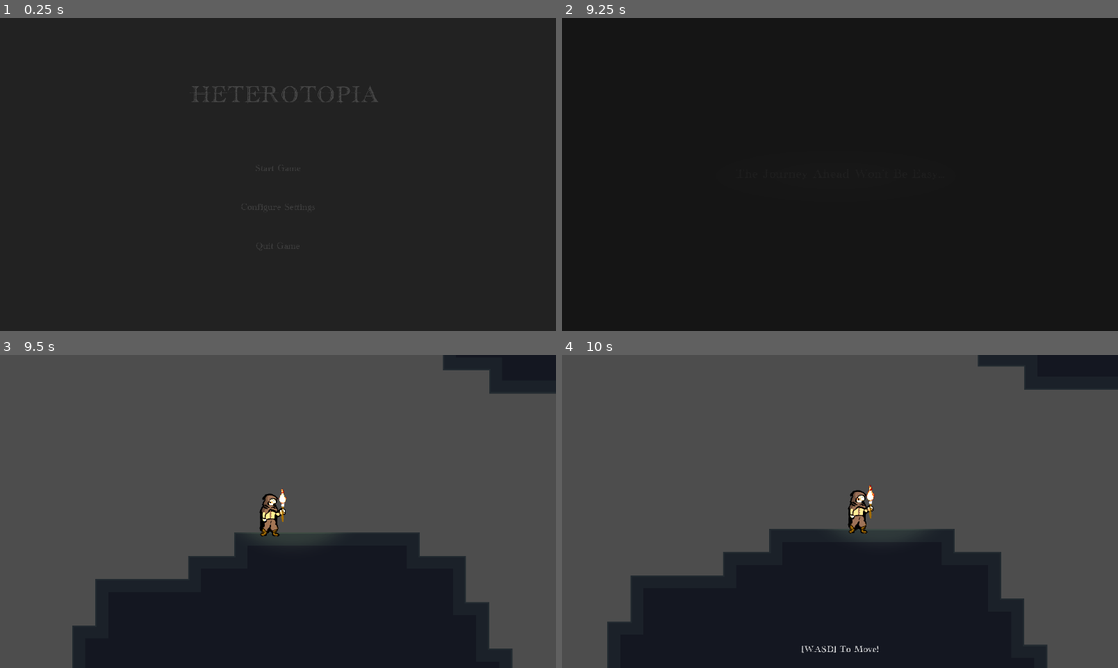
Above: before the commit, frames 1-4 (two rows, left to right).
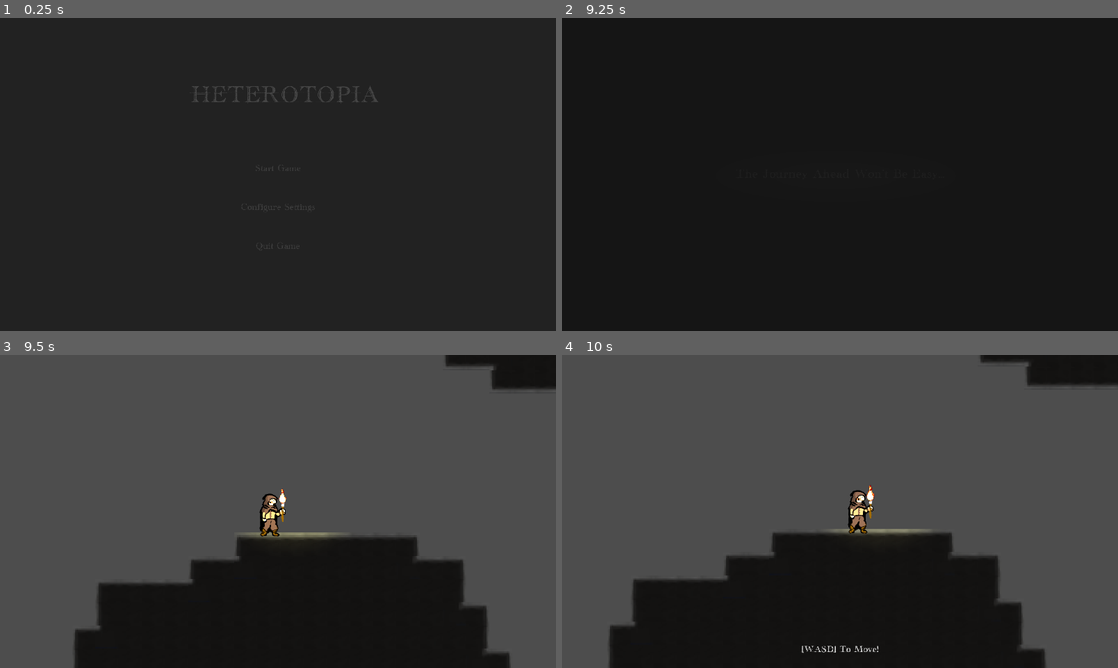
Above: after the commit, the same moments.

Repository: ApatheticWill/GWJ-75
Game: Godot game, scene res://Scenes/UserInterface/main_menu.tscn
The game is run twice, just before and just after one commit, with the same random seed, the same clock (stepped at 60 frames per second) and the same inputs.
Inputs:
- Up to frame 1 (0.25 s): no input
- Up to frame 2 (9.25 s): click "Start Game" at 0.5 s; click "Start Game" at 1.25 s; tap Enter at 2, 3.5, 6.5 s; hold E (interact) 2.03-2.78 s; hold D (move_right) 2.03-3.53 s; tap Space (jump) at 2.27, 2.75, 3.02, 4.52, 5.27, 5.75, 6.02, 7.25, 7.52, 8.27, 9.02 s; tap E (interact) every 1.5 s from 2.85 to 8.85 s; hold A (move_left) 3.53-4.28 s; hold E (interact) 3.53-4.28 s; hold D (move_right) 4.28-5.78 s; hold E (interact) 5.03-5.78 s; hold A (move_left) 5.78-6.53 s; hold D (move_right) 6.53-7.28 s; hold E (interact) 6.53-7.28 s; hold A (move_left) 7.28-8.78 s; hold E (interact) 8.03-8.78 s; hold D (move_right) from 8.78 s (still down)
- Up to frame 3 (9.5 s): keep holding D (move_right)
- Up to frame 4 (10 s): keep holding D (move_right); hold E (interact) from 9.53 s (still down)

Frames 1-2 are identical in both runs. In frame 3, 2.3% of the frame differs, in the area x 13-100%, y 0-100%; in frame 4, 2.4%, in the area x 8-100%, y 0-100%.

Commit message:
add mirror effects

Diff:
--- a/Scenes/Environment/mirror.tscn
+++ b/Scenes/Environment/mirror.tscn
@@ -1,12 +1,13 @@
-[gd_scene load_steps=5 format=3 uid="uid://srgp31ms0blu"]
+[gd_scene load_steps=6 format=3 uid="uid://srgp31ms0blu"]
 
-[ext_resource type="Texture2D" uid="uid://833kbifke3vl" path="res://Assets/Environment/D&L.knowledge.png" id="1_dfbm2"]
 [ext_resource type="Script" path="res://Scripts/Environment/mirror.gd" id="1_x1wjv"]
+[ext_resource type="Texture2D" uid="uid://3t6crhauo5rl" path="res://Assets/Environment/mirror_base.png" id="2_duapf"]
+[ext_resource type="Texture2D" uid="uid://bxlf0mmvj6oa" path="res://ParticleStuff/Fire/chartest.png" id="3_s1x61"]
 
 [sub_resource type="RectangleShape2D" id="RectangleShape2D_0y7cr"]
 
 [sub_resource type="RectangleShape2D" id="RectangleShape2D_gsuh0"]
-size = Vector2(100, 70)
+size = Vector2(96, 66)
 
 [node name="Mirror" type="RigidBody2D"]
 collision_layer = 4
@@ -17,8 +18,15 @@
 [node name="CollisionShape2D" type="CollisionShape2D" parent="."]
 shape = SubResource("RectangleShape2D_0y7cr")
 
+[node name="PlayerReflection" type="Sprite2D" parent="."]
+modulate = Color(0.125911, 0.125911, 0.125911, 1)
+position = Vector2(-19, 1)
+scale = Vector2(0.46875, 0.5)
+texture = ExtResource("3_s1x61")
+
 [node name="Sprite2D" type="Sprite2D" parent="."]
-texture = ExtResource("1_dfbm2")
+scale = Vector2(0.197791, 0.197791)
+texture = ExtResource("2_duapf")
 
 [node name="InteractionZone" type="Area2D" parent="."]
 collision_layer = 4
--- a/Scenes/Root/master.tscn
+++ b/Scenes/Root/master.tscn
@@ -1,7 +1,6 @@
-[gd_scene load_steps=38 format=4 uid="uid://tljxvprshpm0"]
+[gd_scene load_steps=39 format=4 uid="uid://tljxvprshpm0"]
 
 [ext_resource type="Script" path="res://Scripts/Root/master.gd" id="1_l2pvh"]
-[ext_resource type="Texture2D" uid="uid://iplgob1wmjvl" path="res://Assets/Tileset/project_memory.platformer_tileset.png" id="1_utggq"]
 [ext_resource type="PackedScene" uid="uid://bihnpld1ijdla" path="res://Scenes/Environment/hazard_area.tscn" id="2_04r6p"]
 [ext_resource type="PackedScene" uid="uid://dl46lbkpkobmu" path="res://Scenes/Player/player.tscn" id="2_58ltc"]
 [ext_resource type="PackedScene" uid="uid://cpy24sww483rp" path="res://Scenes/Environment/sealed_door.tscn" id="3_cml17"]
@@ -18,6 +17,7 @@
 [ext_resource type="Texture2D" uid="uid://cye3tjemgerua" path="res://Assets/Tileset/grass_atlas.png" id="12_e0fn3"]
 [ext_resource type="AudioStream" uid="uid://cidedxbvo4w3k" path="res://Assets/Sound/SFX/Enviroment/GWJ75_worldtransitionSFX2.mp3" id="13_76pcj"]
 [ext_resource type="Texture2D" uid="uid://kc75ocvqg1pp" path="res://ParticleStuff/tileset_beta1.png" id="14_2kuwd"]
+[ext_resource type="Texture2D" uid="uid://dqfutitgeplud" path="res://Assets/Tileset/dungeon16by16.png" id="15_bbcq1"]
 
 [sub_resource type="RectangleShape2D" id="RectangleShape2D_imkx8"]
 size = Vector2(4, 112)
@@ -62,7 +62,7 @@
 size = Vector2(464, 20)
 
 [sub_resource type="TileSetAtlasSource" id="TileSetAtlasSource_mp2nb"]
-texture = ExtResource("1_utggq")
+texture = ExtResource("15_bbcq1")
 0:0/0 = 0
 0:0/0/physics_layer_0/polygon_0/points = PackedVector2Array(-8, -5.71429, 8, -5.71429, 8, 8, -8, 8)
 1:0/0 = 0
@@ -115,6 +115,18 @@
 6:6/0/physics_layer_0/polygon_0/points = PackedVector2Array(-8, -5.71429, 8, -5.71429, 8, 8, -8, 8)
 7:6/0 = 0
 7:6/0/physics_layer_0/polygon_0/points = PackedVector2Array(-8, -5.71429, 8, -5.71429, 8, 8, -8, 8)
+4:0/0 = 0
+4:1/0 = 0
+6:1/0 = 0
+4:2/0 = 0
+5:3/0 = 0
+7:3/0 = 0
+1:4/0 = 0
+1:5/0 = 0
+5:5/0 = 0
+6:5/0 = 0
+7:5/0 = 0
+1:6/0 = 0
 
 [sub_resource type="TileSet" id="TileSet_fl10p"]
 physics_layer_0/collision_layer = 1
@@ -242,9 +254,68 @@
 6:6/0 = 0
 7:6/0 = 0
 
+[sub_resource type="TileSetAtlasSource" id="TileSetAtlasSource_il1jj"]
+texture = ExtResource("15_bbcq1")
+0:0/0 = 0
+0:0/0/physics_layer_0/polygon_0/points = PackedVector2Array(-8, -5.33333, 8, -5.33333, 8, 8, -8, 8)
+1:0/0 = 0
+1:0/0/physics_layer_0/polygon_0/points = PackedVector2Array(-8, -5.33333, 8, -5.33333, 8, 8, -8, 8)
+2:0/0 = 0
+2:0/0/physics_layer_0/polygon_0/points = PackedVector2Array(-8, -5.33333, 8, -5.33333, 8, 8, -8, 8)
+5:0/0 = 0
+6:0/0 = 0
+7:0/0 = 0
+0:1/0 = 0
+0:1/0/physics_layer_0/polygon_0/points = PackedVector2Array(-8, -8, 8, -8, 8, 8, -8, 8)
+1:1/0 = 0
+1:1/0/physics_layer_0/polygon_0/points = PackedVector2Array(-8, -8, 8, -8, 8, 8, -8, 8)
+2:1/0 = 0
+2:1/0/physics_layer_0/polygon_0/points = PackedVector2Array(-8, -8, 8, -8, 8, 8, -8, 8)
+5:1/0 = 0
+6:1/0 = 0
+7:1/0 = 0
+0:2/0 = 0
+0:2/0/physics_layer_0/polygon_0/points = PackedVector2Array(-8, -8, 8, -8, 8, 8, -8, 8)
+1:2/0 = 0
+1:2/0/physics_layer_0/polygon_0/points = PackedVector2Array(-8, -8, 8, -8, 8, 8, -8, 8)
+2:2/0 = 0
+2:2/0/physics_layer_0/polygon_0/points = PackedVector2Array(-8, -8, 8, -8, 8, 8, -8, 8)
+5:2/0 = 0
+6:2/0 = 0
+7:2/0 = 0
+0:4/0 = 0
+0:4/0/physics_layer_0/polygon_0/points = PackedVector2Array(-8, -5.33333, 8, -5.33333, 8, 8, -8, 8)
+2:4/0 = 0
+2:4/0/physics_layer_0/polygon_0/points = PackedVector2Array(-8, -5.33333, 8, -5.33333, 8, 8, -8, 8)
+3:4/0 = 0
+3:4/0/physics_layer_0/polygon_0/points = PackedVector2Array(-8, -5.33333, 8, -5.33333, 8, 8, -8, 8)
+6:4/0 = 0
+6:4/0/physics_layer_0/polygon_0/points = PackedVector2Array(-8, -8, 8, -8, 8, 8, -8, 8)
+0:5/0 = 0
+0:5/0/physics_layer_0/polygon_0/points = PackedVector2Array(-8, -8, 8, -8, 8, 8, -8, 8)
+2:5/0 = 0
+2:5/0/physics_layer_0/polygon_0/points = PackedVector2Array(-8, -8, 8, -8, 8, 8, -8, 8)
+3:5/0 = 0
+3:5/0/physics_layer_0/polygon_0/points = PackedVector2Array(-8, -8, 8, -8, 8, 8, -8, 8)
+0:6/0 = 0
+0:6/0/physics_layer_0/polygon_0/points = PackedVector2Array(-8, -8, 8, -8, 8, 8, -8, 8)
+2:6/0 = 0
+2:6/0/physics_layer_0/polygon_0/points = PackedVector2Array(-8, -8, 8, -8, 8, 8, -8, 8)
+3:6/0 = 0
+3:6/0/physics_layer_0/polygon_0/points = PackedVector2Array(-8, -8, 8, -8, 8, 8, -8, 8)
+5:6/0 = 0
+5:6/0/physics_layer_0/polygon_0/points = PackedVector2Array(-8, -5.33333, 8, -5.33333, 8, 8, -8, 8)
+6:6/0 = 0
+6:6/0/physics_layer_0/polygon_0/points = PackedVector2Array(-8, -5.33333, 8, -5.33333, 8, 8, -8, 8)
+7:6/0 = 0
+7:6/0/physics_layer_0/polygon_0/points = PackedVector2Array(-8, -5.33333, 8, -5.33333, 8, 8, -8, 8)
+
 [sub_resource type="TileSet" id="TileSet_pbcfv"]
+physics_layer_0/collision_layer = 1
+physics_layer_0/collision_mask = 0
 sources/0 = SubResource("TileSetAtlasSource_3f36s")
 sources/1 = SubResource("TileSetAtlasSource_x1yop")
+sources/2 = SubResource("TileSetAtlasSource_il1jj")
 
 [node name="Master" type="Node"]
 script = ExtResource("1_l2pvh")
@@ -275,7 +346,7 @@
 [node name="Mirrors" type="Node" parent="."]
 
 [node name="TutorialMirror" parent="Mirrors" instance=ExtResource("3_k2vys")]
-position = Vector2(571, 60)
+position = Vector2(574, 60)
 scene_resource = ExtResource("4_s5lb0")
 respawn_point = Vector2(570.834, 81)
 
--- a/Scripts/Environment/mirror.gd
+++ b/Scripts/Environment/mirror.gd
@@ -4,9 +4,14 @@
 @export var scene_resource : MirrorResource
 @export var respawn_point : Vector2
 
+@onready var highlight = preload("res://Assets/Environment/mirror_highlighted.png")
+@onready var default = preload("res://Assets/Environment/mirror_base.png")
 @onready var interactable : bool = false
+@onready var is_interacted : bool = false
 @onready var player : Player = get_tree().get_first_node_in_group("Player")
 @onready var interaction_zone: Area2D = $InteractionZone
+@onready var sprite_2d: Sprite2D = $Sprite2D
+@onready var player_reflection: Sprite2D = $PlayerReflection
 
 ## Sound stuff
 @onready var GameMusic = $"../../Music"  # Background music
@@ -15,16 +20,31 @@
 func _ready() -> void:
 	# Connect the `finished` signal of the portal sound to a function that changes the scene
 	PortalIn.finished.connect(_on_portal_sound_finished)
+	player_reflection.hide()
 
 func _unhandled_key_input(event: InputEvent) -> void:
 
 	if event.is_action_pressed("interact") and interactable:
+		sprite_2d.texture = default
 		player.can_move = false
 		interactable = false
+		is_interacted = true
 		GameMusic.stop()  # Stop the main music
 		PortalIn.play()  # Play the portal sound effect
 
 		# The scene will change once the portal sound finishes (handled by `_on_portal_sound_finished`)
+
+func _physics_process(_delta: float) -> void:
+
+	if interactable:
+		player_reflection.global_position = player.global_position
+		player_reflection.global_position.x = player.global_position.x - 5
+		player_reflection.flip_h = player.sprite_2d.flip_h
+		player_reflection.show()
+	elif is_interacted && !interactable:
+		player_reflection.show()
+	else:
+		player_reflection.hide()
 
 func _on_portal_sound_finished() -> void:
 	# Set the respawn point and change the scene
@@ -35,8 +55,10 @@
 
 func _on_interaction_zone_body_entered(body: Node2D) -> void:
 	if body is Player:
+		sprite_2d.texture = highlight
 		interactable = true
 
 func _on_interaction_zone_body_exited(body: Node2D) -> void:
 	if body is Player:
+		sprite_2d.texture = default
 		interactable = false
Binary file added: Assets/Environment/mirror_base.png
Not shown, added: Assets/Environment/mirror_base.png.import
Binary file added: Assets/Environment/mirror_highlighted.png
Not shown, added: Assets/Environment/mirror_highlighted.png.import
